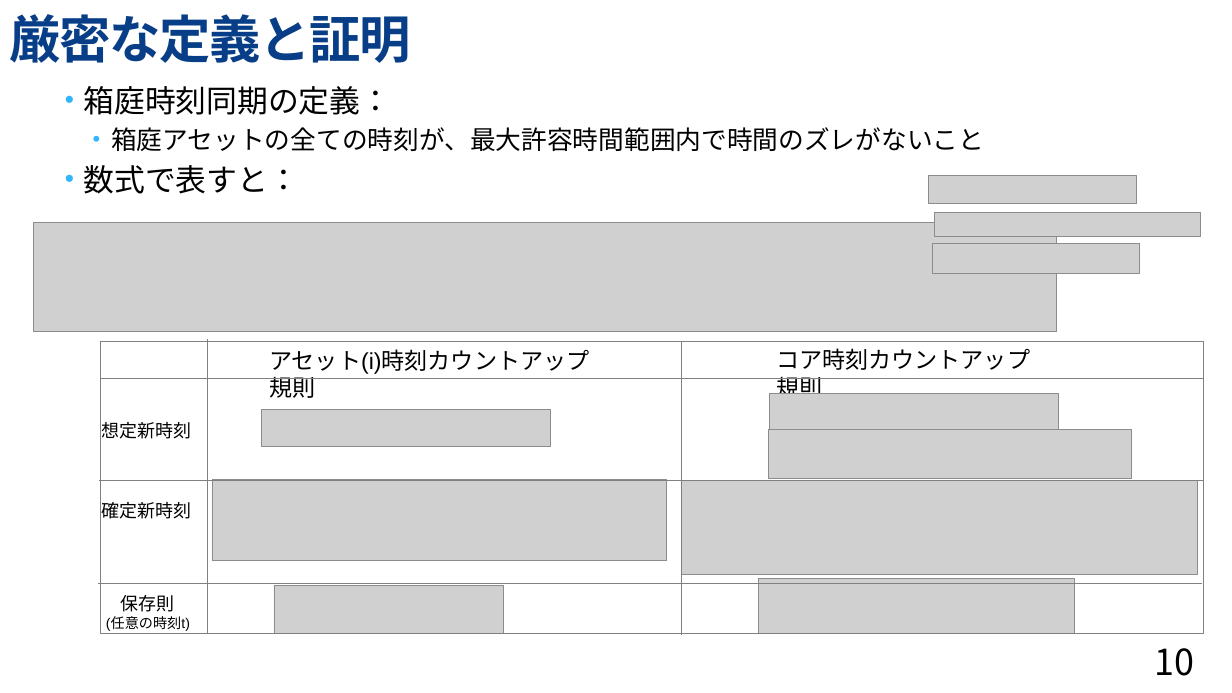
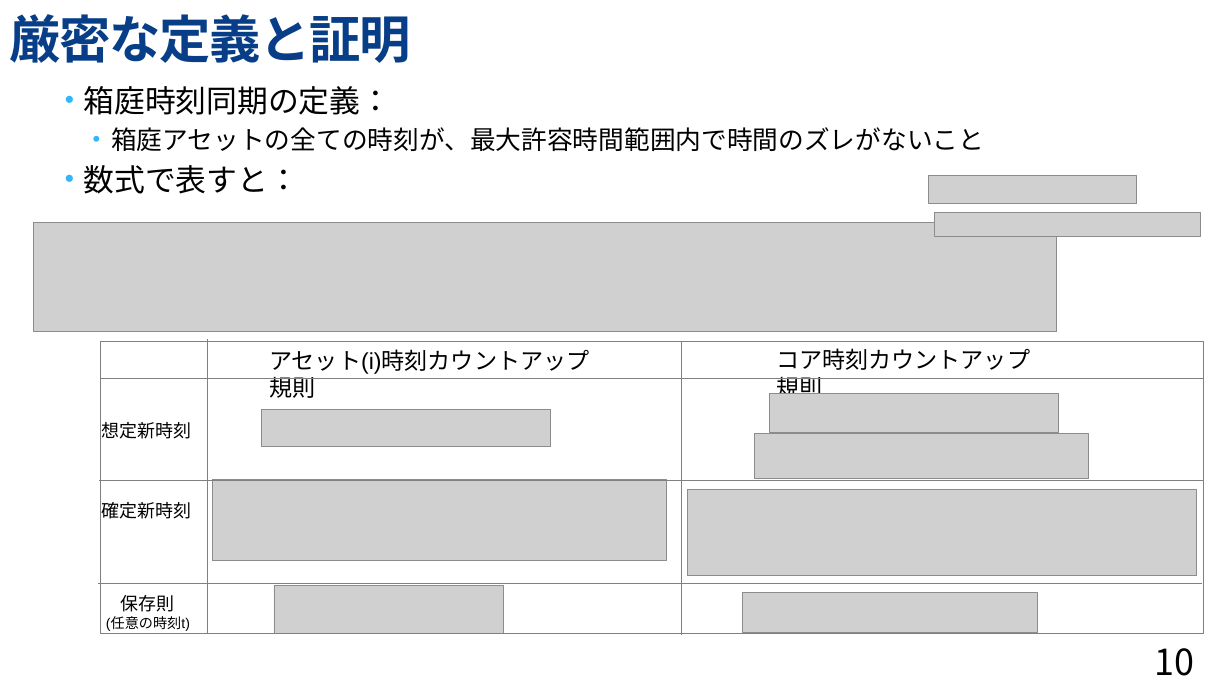
Before and after one commit to toppers/hakoniwa-core-cpp-client, a slide deck: slide 10 of math/Hakoniwa-time.pptx. Drawn at 1232x693 pixels with LibreOffice and Linux fonts; fonts in the diff are those of the drawing; grey boxes stand for pictures; background and template pictures are left out. Boxes give left, top, right and bottom in pixels: in the first picture for what was removed or moved away, otherwise in the second. Text is boxed around its words. In the diff, an @@ line names an element or a change of style, - is before the commit and + after.

Commit message:
d-> D

```diff
--- a/math/Hakoniwa-time.pptx
+++ b/math/Hakoniwa-time.pptx
@@ picture removed at (933, 243, 1140, 274) @@
@@ picture: place and size @@
-picture at (769, 430, 1132, 479)
+picture at (754, 433, 1089, 479)
@@ picture: place and size @@
-picture at (682, 481, 1198, 574)
+picture at (688, 490, 1197, 576)
@@ picture: place and size @@
-picture at (759, 579, 1075, 634)
+picture at (743, 592, 1038, 632)
```
Also in this commit, not shown: 2 other slides changed.
